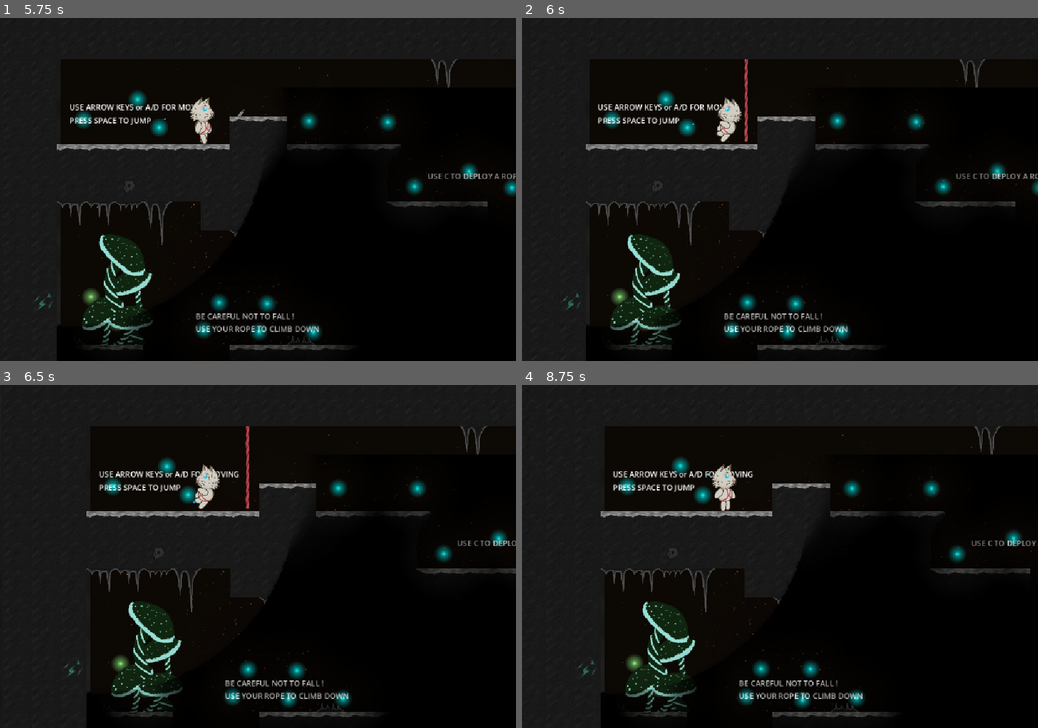
Above: before the commit, frames 1-4 (two rows, left to right).
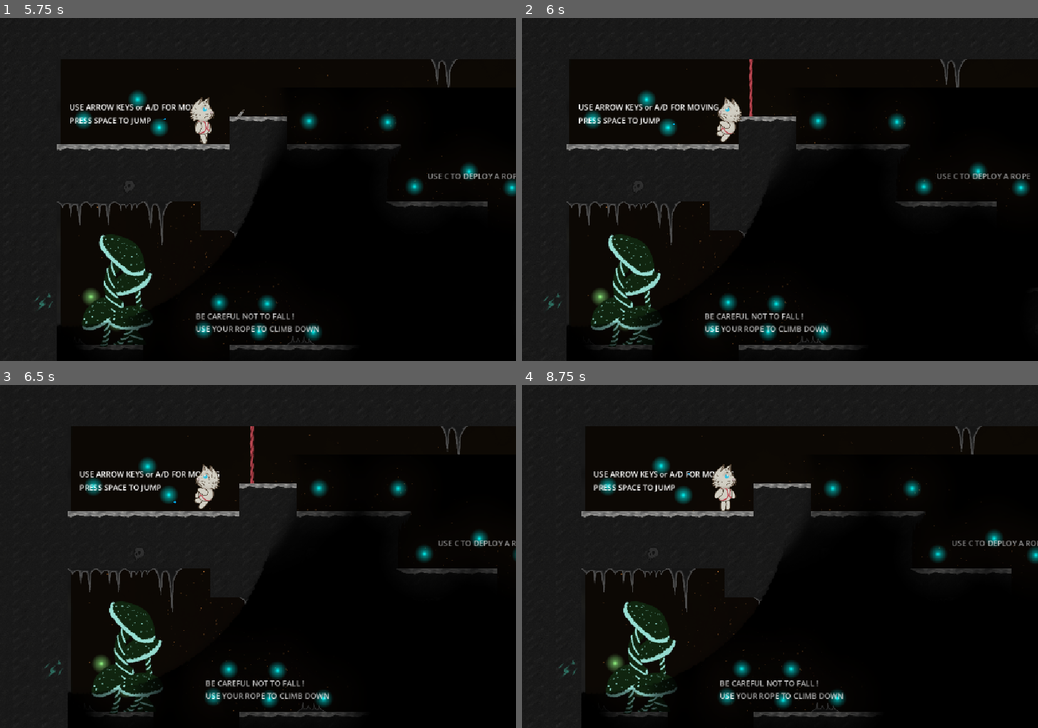
Above: after the commit, the same moments.

Repository: Mad2F/GameJam_2025
Game: Godot game, scene res://Game/Levels/LevelTutorial.tscn
Same seed, same stepped clock (60 frames per second), same inputs: the game is played once before the commit and once after it. Sound files missing from this copy of the repository are replaced by a short silence.
Inputs (mouse positions are in pixels of both pictures, inside the frame that each line leads up to):
- Up to frame 1 (5.75 s): tap Space (move_jump) at 0.5, 0.77, 1.25, 1.52, 2, 2.75, 3.02, 3.5, 3.77, 4.25, 4.52 s; move the mouse to (371, 172) at 0.52 s; hold Right (move_right) 0.53-2.03 s; tap C (climb) at 0.6, 1.55, 2.1, 3.05, 4.55 s; tap G (use_grapin) at 0.8, 1.35, 2.3, 3.6, 5.3 s; move the mouse to (154, 206) at 1.27 s; move the mouse to (309, 114) at 2.02 s; hold Left (move_left) 2.03-2.78 s; move the mouse to (232, 258) at 2.77 s; hold Right (move_right) 2.78-4.28 s; tap Enter (enter) at 2.85 s; move the mouse to (412, 240) at 3.52 s; move the mouse to (103, 138) at 4.27 s; hold Left (move_left) 4.28-5.03 s; tap E (use_lantern) at 4.35 s; move the mouse to (283, 189) at 5.02 s; hold Right (move_right) from 5.03 s (still down); tap V (use_sonar) at 5.1 s
- Up to frame 2 (6 s): move the mouse to (702, 103) at 5.77 s; release Right (move_right) at 5.78 s; hold Left (move_left) from 5.78 s (still down); tap C (climb) at 5.85 s
- Up to frame 3 (6.5 s): keep holding Left (move_left); tap Space (move_jump) at 6.02 s
- Up to frame 4 (8.75 s): move the mouse to (893, 539) at 6.52 s; tap G (use_grapin) at 6.6, 8.3 s; tap Space (move_jump) at 6.77, 7.52 s; move the mouse to (676, 573) at 7.27 s; release Left (move_left) at 7.28 s; hold Right (move_right) from 7.28 s (still down); tap C (climb) at 7.35 s; move the mouse to (831, 481) at 8.02 s; hold Enter (enter) from 8.03 s (still down)

Frame 1 is identical in both runs. In frame 2, 9.3% of the frame differs, in the area x 4-100%, y 12-100%; in frame 3, 9.2%; in frame 4, 9.1%.

Commit message:
grapin et corde

Diff:
--- a/Game/Objects/Stone.gd
+++ b/Game/Objects/Stone.gd
@@ -4,8 +4,9 @@
 var activated: bool = false
 var ephemeralLight: PackedScene = preload("res://Game/Objects/EphemeralLightSource.tscn")
 var gravity = 1.0
+var index = -1
 
-signal floor(message: Vector2)
+signal floor(message: Vector2, int)
 
 func _physics_process(delta: float) -> void:
 	apply_central_force(Vector2.DOWN * delta * gravity)
@@ -19,6 +20,6 @@
 	instance.life_span = 2.0
 	instance.initial_intensity = 5.0
 	instance.initial_radius = 500.0
-	floor.emit(global_position)
+	floor.emit(global_position, index)
 	get_tree().get_root().get_node(get_tree().current_scene.get_path()).add_child(instance)
 	queue_free()
--- a/Game/Objects/rope_area.tscn
+++ b/Game/Objects/rope_area.tscn
@@ -1,11 +1,11 @@
 [gd_scene load_steps=2 format=3 uid="uid://bnh8n283yi8w1"]
 
 [sub_resource type="RectangleShape2D" id="RectangleShape2D_h1h7e"]
-size = Vector2(60, 120)
+size = Vector2(51.75, 103.5)
 
 [node name="Area2D" type="Area2D"]
 collision_layer = 4
 
 [node name="CollisionShape2D" type="CollisionShape2D" parent="."]
-position = Vector2(30, 60)
+position = Vector2(25.875, 51.75)
 shape = SubResource("RectangleShape2D_h1h7e")
--- a/Game/player.gd
+++ b/Game/player.gd
@@ -44,6 +44,8 @@
 var timeoff = 0
 var toRight = true
 
+var grapin_dict = {}
+
 var currentFloor = null
 
 signal dead;
@@ -51,7 +53,7 @@
 @onready var scene = preload("res://Game/Objects/rope.tscn")
 @onready var stone = preload("res://Game/Objects/Stone.tscn")
 @onready var scene_instance = null
-@onready var grapin_stone_instance = null
+@onready var grapin_stone_instances = [null, null, null, null, null]
 
 # Start front idle animation on load
 func _ready():
@@ -188,6 +190,8 @@
 			if position.y + delta * updown * SPEED >= _last_position_on_ground.y:
 				velocity.y = updown * SPEED
 				movement = "Climb"
+			else:
+				goOffRope(_last_position_on_ground)
 
 	# All movement animations named appropriately
 	if movement == "Walk":
@@ -201,20 +205,37 @@
 	move_and_slide()
 
 func calculate_rope_down_position():
+	var pos = $bottom_right.global_position
 	if (toRight):
 		if $bottom_right.has_overlapping_bodies() == false:
-			var pos = $bottom_right.global_position
+			pos = $bottom_right.global_position
+			return pos
+		if $bottom_right2.has_overlapping_bodies() == false:
+			pos = $bottom_right2.global_position
+			return pos
+		if $bottom_right3.has_overlapping_bodies() == false:
+			pos = $bottom_right3.global_position
+			return pos
+		if $bottom_right4.has_overlapping_bodies() == false:
+			pos = $bottom_right4.global_position
 			return pos
 	else:
 		if $bottom_left.has_overlapping_bodies() == false:
-			var pos = $bottom_left.global_position
+			pos = $bottom_left.global_position
+			return pos
+		if $bottom_left2.has_overlapping_bodies() == false:
+			pos = $bottom_left2.global_position
+			return pos
+		if $bottom_left3.has_overlapping_bodies() == false:
+			pos = $bottom_left3.global_position
+			return pos
+		if $bottom_left4.has_overlapping_bodies() == false:
+			pos = $bottom_left4.global_position
 			return pos
 
 	return null
 
 func calculate_rope_up_position():
-	print('above head ', $above_head.has_overlapping_bodies(), $jump_left.has_overlapping_bodies(), $jump_right.has_overlapping_bodies())
-	#if $above_head.has_overlapping_bodies() == false:
 	if (toRight):
 		var pos = $jump_right.global_position
 		return pos
@@ -288,26 +309,56 @@
 	isOnRope = true
 
 func _on_rope_up_created(pos):
-	grapin_stone_instance = stone.instantiate()
-	var force = Vector2(0, -300)
-	var p = $grapin_right.global_position if toRight else $grapin_left.global_position
-	grapin_stone_instance.position = p
-	grapin_stone_instance.linear_velocity = force
-	grapin_stone_instance.floor.connect(_on_floor_grapin_found)
-	get_tree().get_root().get_node(get_tree().current_scene.get_path()).add_child(grapin_stone_instance)
-
-func _on_floor_grapin_found(pos):
-	grapin_stone_instance.queue_free()
+	grapin_dict.clear()
+	for i in range(5):
+		grapin_stone_instances[i] = stone.instantiate()
+		var force = Vector2(0, -300)
+		var p = $grapin_right.global_position if toRight else $grapin_left.global_position
+		p.x += i * 10 - 30
+		grapin_stone_instances[i].position = p
+		grapin_stone_instances[i].linear_velocity = force
+		grapin_stone_instances[i].floor.connect(_on_floor_grapin_found)
+		grapin_stone_instances[i].index = i
+		get_tree().get_root().get_node(get_tree().current_scene.get_path()).add_child(grapin_stone_instances[i])
+
+func _on_floor_grapin_found(pos, index):
+	grapin_stone_instances[index].queue_free()
 	if (pos.y < global_position.y):
-		pos.y = pos.y - 60
-		_last_position_on_ground = pos
-		if (toRight):
-			_last_position_on_ground.x += 60
+		grapin_dict[pos] = true
+	else:
+		grapin_dict[pos] = false
+
+	if grapin_dict.size() == 5:
+		print(grapin_dict)
+
+		var bestkey = null
+		var bestpos = -1
+		for key in grapin_dict:
+			print(key)
+			if (grapin_dict[key] == true):
+				if (bestpos == -1 or (not toRight and bestpos < key.x) or (toRight and bestpos > key.x)):
+					bestpos = key.x
+					bestkey = key
+
+		if bestkey != null:
+			bestkey.y = bestkey.y - 60
+			if (toRight):
+				bestkey.x -= 40
+			else:
+				bestkey.x += 40
+
+			_last_position_on_ground = bestkey
+			if (toRight):
+				_last_position_on_ground.x += 70
+			else:
+				_last_position_on_ground.x -= 70
+			print("Create Rope at ", bestkey)
+			print("Last position on ground ", _last_position_on_ground)
+			_on_rope_down_created(bestkey)
+			global_position.x = bestkey.x
+
 		else:
-			_last_position_on_ground.x -= 60
-		_on_rope_down_created(pos)
-	else:
-		print("GRAPIN not created")
+			print("GRAPIN not created ")
 
 func _on_rope_destroyed():
 	scene_instance.queue_free()
--- a/Game/player.tscn
+++ b/Game/player.tscn
@@ -285,16 +285,16 @@
 animation = &"Falling"
 
 [node name="bottom_left" parent="." instance=ExtResource("6_oyrjc")]
-position = Vector2(-60, 38)
+position = Vector2(-52, 37)
 
 [node name="bottom_right" parent="." instance=ExtResource("6_oyrjc")]
 position = Vector2(49, 38)
 
 [node name="jump_left" parent="." instance=ExtResource("6_oyrjc")]
-position = Vector2(-61, -121)
+position = Vector2(-52, -119)
 
 [node name="jump_right" parent="." instance=ExtResource("6_oyrjc")]
-position = Vector2(50, -120)
+position = Vector2(50, -119)
 
 [node name="Fall" type="AudioStreamPlayer" parent="."]
 stream = ExtResource("7_oyrjc")
@@ -317,7 +317,7 @@
 position = Vector2(23, 87)
 
 [node name="above_head" parent="." instance=ExtResource("6_oyrjc")]
-position = Vector2(-6, -120)
+position = Vector2(0, -118)
 
 [node name="grapin_left" type="Node2D" parent="."]
 position = Vector2(-23, -213)
@@ -327,3 +327,21 @@
 
 [node name="grapin" type="Node2D" parent="."]
 position = Vector2(0, -212)
+
+[node name="bottom_right2" parent="." instance=ExtResource("6_oyrjc")]
+position = Vector2(59, 38)
+
+[node name="bottom_left2" parent="." instance=ExtResource("6_oyrjc")]
+position = Vector2(-62, 37)
+
+[node name="bottom_right3" parent="." instance=ExtResource("6_oyrjc")]
+position = Vector2(69, 38)
+
+[node name="bottom_left3" parent="." instance=ExtResource("6_oyrjc")]
+position = Vector2(-72, 37)
+
+[node name="bottom_right4" parent="." instance=ExtResource("6_oyrjc")]
+position = Vector2(79, 38)
+
+[node name="bottom_left4" parent="." instance=ExtResource("6_oyrjc")]
+position = Vector2(-82, 37)
Not shown: 1 places in Game/Levels/Level0.tscn that only renumber resources
Not shown: 1 places in Game/Levels/Level_biome1_1.tscn that only renumber resources
Not shown: 1 places in Game/Levels/Level_biome2_1.tscn that only renumber resources
Not shown: 1 places in Game/LevelsComponents/Fog.tscn that only renumber resources
Not shown: 1 places in Game/Map.tscn that only renumber resources
Not shown: 1 places in Game/player.tscn that only renumber resources
